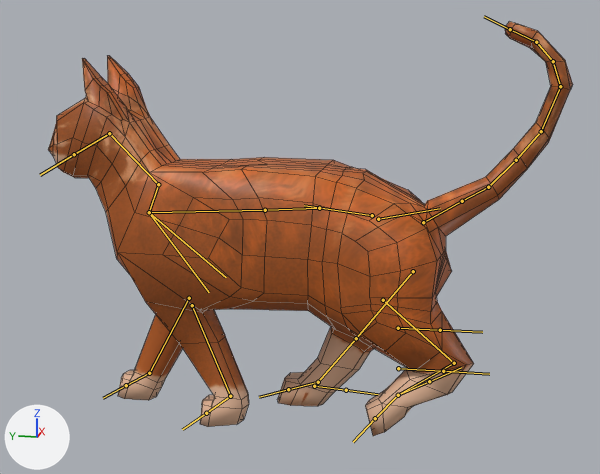
A saved change to the FBX model CatOnALedge2/Assets/Art/Cat_Animated.fbx.
Rendered twice from a 50 mm lens placed at (-7.32, -2.09, 3.64), pointed at (0.07, -0.61, 1.79). The axes (+X, +Y, +Z) are drawn at lower left. The lights are the same throughout. Both versions are drawn at frame 24 of the action 'Armature|Walk'; the numbers are the values there. The bones that bend it are drawn over the model as lines. Mesh edges are drawn as thin lines.

Objects in the first picture: 'CatMesh'.
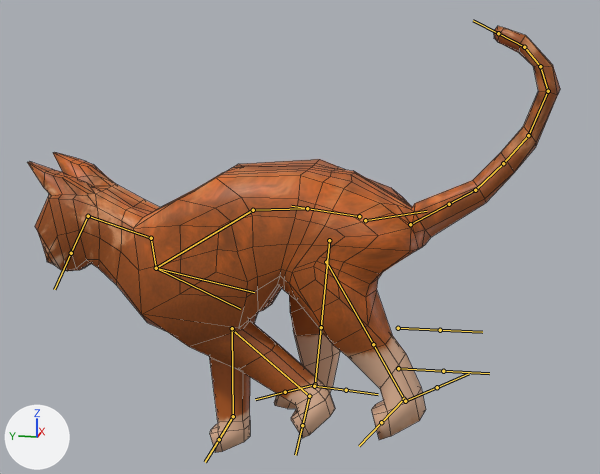
Commit message: Testing the animated cat

Changed parts and their boxes [x1, y1, x2, y2] in the pictures (600 x 474 px):
'CatMesh', posed: before [48, 22, 573, 436]; after [27, 26, 560, 452]
bone 'Pelvis', root to tip: before (372, 215) to (304, 205); after (359, 216) to (291, 206)
bone 'spine1.001', root to tip: before (265, 210) to (149, 212); after (253, 210) to (156, 268)
bone 'spine1.004', root to tip: before (109, 133) to (74, 154); after (88, 216) to (71, 253)
bone 'hand.L', root to tip: before (230, 396) to (206, 413); after (309, 396) to (302, 425)
bone 'Thigh.L', root to tip: before (383, 300) to (454, 363); after (326, 262) to (373, 344)
bone 'ankle.L', root to tip: before (454, 363) to (398, 395); after (373, 344) to (404, 399)
bone 'foot.L.001', root to tip: before (398, 395) to (375, 418); after (404, 399) to (381, 422)
bone 'Thigh.R', root to tip: before (413, 271) to (356, 338); after (329, 240) to (321, 327)
bone 'foot.R.001', root to tip: before (318, 382) to (288, 389); after (315, 384) to (285, 392)
bone 'Bone', root to tip: before (378, 219) to (440, 208); after (365, 220) to (427, 211)

The edits, one by one:
Bone 'Pelvis' (bone_pelvis) moves from (0.0, -0.31, -0.11) to (0.0, -0.2, -0.13).
Bone 'spine1.001' (bone_spine1_001) turns from (0, 1, 1) to (29, 0, 0) degrees about its own x, y and z.
Bone 'spine1.004' (bone_spine1_004) turns from (7, 0, 0) to (11, 0, 0) degrees about its own x, y and z.
Bone 'hand.L' (bone_hand_l) turns from (-22, 0, 0) to (-12, 0, 0) degrees about its own x, y and z.
Bone 'Thigh.L' (bone_thigh_l) moves from (0.01, 0.14, 0.13) to (-0.04, -0.32, -0.1).
Bone 'Thigh.L' (bone_thigh_l) turns from (24, 5, 6) to (7, 2, -2) degrees about its own x, y and z.
Bone 'ankle.L' (bone_ankle_l) turns from (-60, -6, -10) to (40, -3, 7) degrees about its own x, y and z.
Bone 'foot.L.001' (bone_foot_l_001) turns from (72, -2, -2) to (-11, 0, -8) degrees about its own x, y and z.
Bone 'Thigh.R' (bone_thigh_r) moves from (0.01, 0.16, 0.34) to (0.05, -0.36, -0.19).
Bone 'Thigh.R' (bone_thigh_r) turns from (-60, 1, 4) to (-26, 1, 4) degrees about its own x, y and z.
Bone 'foot.R.001' (bone_foot_r_001) turns from (23, -5, 0) to (-10, -3, 2) degrees about its own x, y and z.
Bone 'Bone' (bone_bone) moves from (0.0, 0.22, 0.27) to (0.0, 0.11, 0.26).
Bone 'Bone' (bone_bone) turns from (4, 0, 0) to (5, 0, 0) degrees about its own x, y and z.
